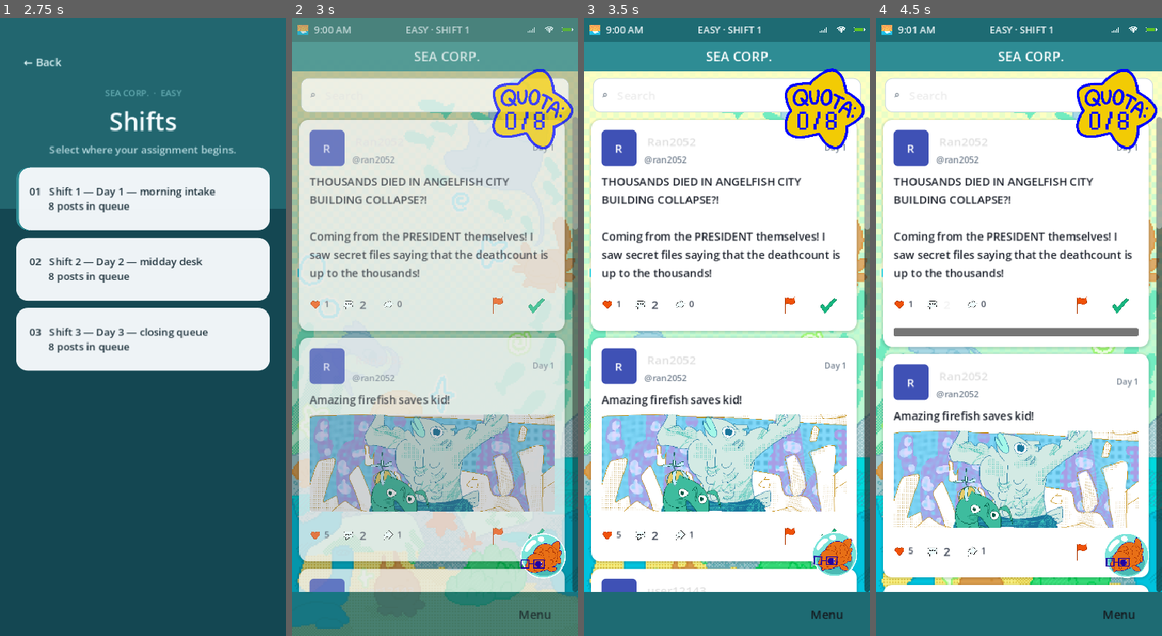
Above: before the commit, frames 1-4 (left to right).
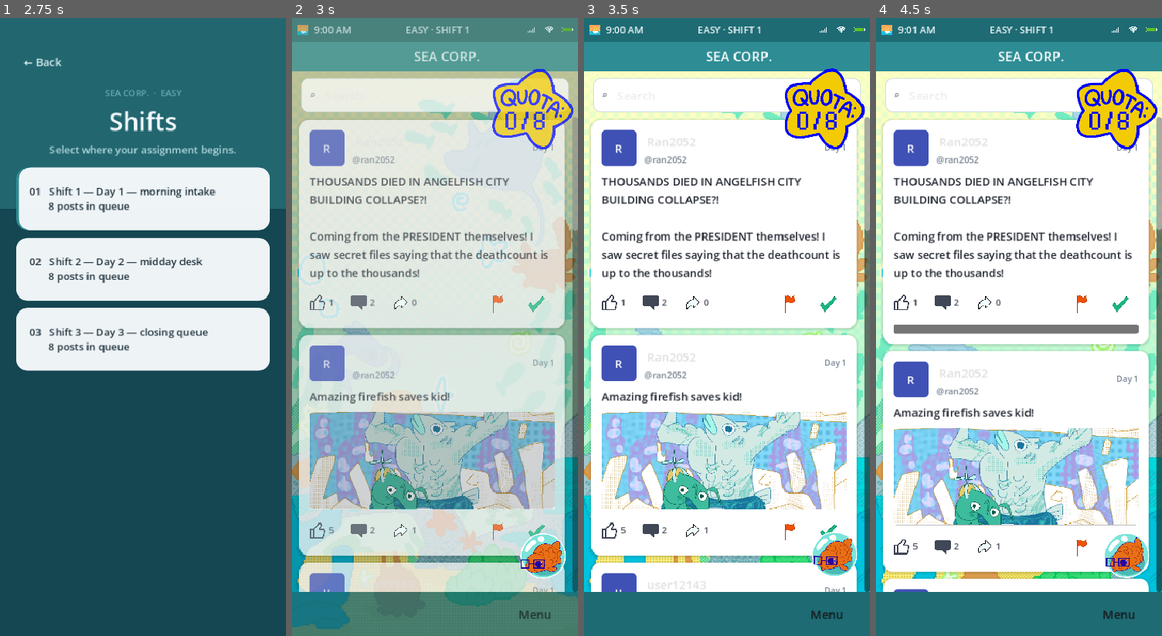
Above: after the commit, the same moments.

Repository: daniellalimbag/project-guppi
Game: Godot game, scene res://scenes/core/AppFlow.tscn
Same seed, same stepped clock (60 frames per second), same inputs: the game is played once before the commit and once after it.
Inputs (mouse positions are in pixels of both pictures, inside the frame that each line leads up to; where the layout moved, square brackets give the same spot in the first picture):
- Up to frame 1 (2.75 s): click "New game" at 1.25 s; click "Easy Shorter queues and clear…" at 2 s
- Up to frame 2 (3 s): click "01 Shift 1 — Day 1 — morning …" at 2.75 s
- Up to frame 3 (3.5 s): no input
- Up to frame 4 (4.5 s): click (938, 302) at 3.5 s, where only the run before the commit has a clickable "2"; click (947, 302) [944, 302] at 4.25 s

Frame 1 is identical in both runs. In frame 2, 8.6% of the frame differs, in the area x 2-100%, y 34-93%; in frame 3, 9.5%; in frame 4, 10%, in the area x 2-100%, y 33-93%.

Commit message:
fix: updated icons display

Diff:
--- a/scenes/feed/PostCard.gd
+++ b/scenes/feed/PostCard.gd
@@ -16,6 +16,9 @@
 @onready var _timestamp_label: Label = %TimestampLabel
 @onready var _content_label: Label = %ContentLabel
 @onready var _likes_label: Label = %LikesLabel
+@onready var _like_icon: TextureRect = %LikeIcon
+@onready var _comment_icon: TextureRect = %CommentIcon
+@onready var _comments_count_label: Label = %CommentsCountLabel
 @onready var _comments_toggle_button: Button = %CommentsToggleButton
 @onready var _shares_label: Label = %SharesLabel
 @onready var _view_profile_button: Button = %ViewProfileButton
@@ -47,7 +50,7 @@
 func _ready() -> void:
 	_avatar_button.custom_minimum_size = Vector2(48, 48)
 	_username_button.custom_minimum_size.y = 28
-	_comments_toggle_button.custom_minimum_size = Vector2(44, 44)
+	_comments_toggle_button.custom_minimum_size = Vector2(52, 36)
 	_view_profile_button.custom_minimum_size = Vector2(0, 40)
 	_real_button.custom_minimum_size = Vector2(40, 40)
 	_flag_button.custom_minimum_size = Vector2(40, 40)
@@ -56,6 +59,8 @@
 	_style_icon_button(_flag_button)
 	_real_button.text = ""
 	_flag_button.text = ""
+	_like_icon.texture = _load_icon_texture("res://assets/icons/Like.png")
+	_comment_icon.texture = _load_icon_texture("res://assets/icons/Comment.png")
 
 	_avatar_button.pressed.connect(_request_profile)
 	_username_button.pressed.connect(_request_profile)
@@ -107,7 +112,8 @@
 	_timestamp_label.text = str(_post_data.get("timestamp", "now"))
 	_content_label.text = str(_post_data.get("content", ""))
 	_likes_label.text = str(_post_data.get("likes", "0"))
-	_comments_toggle_button.text = str(_post_data.get("comments_count", "0"))
+	_comments_count_label.text = str(_post_data.get("comments_count", "0"))
+	_comments_toggle_button.text = ""
 	_shares_label.text = str(_post_data.get("shares", "0"))
 	_real_button.text = ""
 	_flag_button.text = ""
@@ -165,6 +171,24 @@
 	return not path.is_empty()
 
 
+func _load_icon_texture(path: String) -> Texture2D:
+	if ResourceLoader.exists(path):
+		var loaded := load(path)
+		if loaded is Texture2D:
+			return loaded as Texture2D
+	if not FileAccess.file_exists(path):
+		push_warning("Icon missing: %s" % path)
+		return null
+	var bytes := FileAccess.get_file_as_bytes(path)
+	if bytes.is_empty():
+		return null
+	var img := Image.new()
+	if img.load_png_from_buffer(bytes) != OK:
+		push_warning("Icon decode failed: %s" % path)
+		return null
+	return ImageTexture.create_from_image(img)
+
+
 func _load_post_texture(field: String) -> Texture2D:
 	var path := _image_path(field)
 	if path.is_empty():
@@ -272,7 +296,8 @@
 	_comments_open = not _comments_open
 	_animate_comments(COMMENTS_OPEN_HEIGHT if _comments_open else 0.0)
 	var count_text := str(_post_data.get("comments_count", "0"))
-	_comments_toggle_button.text = "%s  ▲" % count_text if _comments_open else count_text
+	_comments_count_label.text = "%s  ▲" % count_text if _comments_open else count_text
+	_comments_toggle_button.text = ""
 
 
 func _animate_comments(target_height: float) -> void:
--- a/scenes/feed/PostCard.tscn
+++ b/scenes/feed/PostCard.tscn
@@ -234,9 +234,11 @@
 theme_override_constants/separation = 4
 
 [node name="LikeIcon" type="TextureRect" parent="OuterMargin/VBox/StatsRow/LikesRow"]
-custom_minimum_size = Vector2(16, 16)
-layout_mode = 2
-size_flags_vertical = 4
+unique_name_in_owner = true
+custom_minimum_size = Vector2(22, 22)
+layout_mode = 2
+size_flags_vertical = 4
+mouse_filter = 2
 texture = ExtResource("4")
 expand_mode = 1
 stretch_mode = 5
@@ -251,13 +253,40 @@
 
 [node name="CommentsToggleButton" type="Button" parent="OuterMargin/VBox/StatsRow"]
 unique_name_in_owner = true
-custom_minimum_size = Vector2(44, 36)
+custom_minimum_size = Vector2(52, 36)
 layout_mode = 2
 focus_mode = 0
 flat = true
 theme_override_colors/font_color = Color(0.25, 0.28, 0.34, 1)
-theme_override_constants/icon_max_width = 16
-icon = ExtResource("5")
+text = ""
+
+[node name="CommentsInner" type="HBoxContainer" parent="OuterMargin/VBox/StatsRow/CommentsToggleButton"]
+layout_mode = 1
+anchors_preset = 15
+anchor_right = 1.0
+anchor_bottom = 1.0
+grow_horizontal = 2
+grow_vertical = 2
+mouse_filter = 2
+theme_override_constants/separation = 4
+alignment = 1
+
+[node name="CommentIcon" type="TextureRect" parent="OuterMargin/VBox/StatsRow/CommentsToggleButton/CommentsInner"]
+unique_name_in_owner = true
+custom_minimum_size = Vector2(22, 22)
+layout_mode = 2
+size_flags_vertical = 4
+mouse_filter = 2
+texture = ExtResource("5")
+expand_mode = 1
+stretch_mode = 5
+
+[node name="CommentsCountLabel" type="Label" parent="OuterMargin/VBox/StatsRow/CommentsToggleButton/CommentsInner"]
+unique_name_in_owner = true
+layout_mode = 2
+size_flags_vertical = 4
+theme_override_colors/font_color = Color(0.25, 0.28, 0.34, 1)
+theme_override_font_sizes/font_size = 12
 text = "0"
 
 [node name="SharesRow" type="HBoxContainer" parent="OuterMargin/VBox/StatsRow"]
@@ -265,9 +294,10 @@
 theme_override_constants/separation = 4
 
 [node name="ShareIcon" type="TextureRect" parent="OuterMargin/VBox/StatsRow/SharesRow"]
-custom_minimum_size = Vector2(16, 16)
-layout_mode = 2
-size_flags_vertical = 4
+custom_minimum_size = Vector2(22, 22)
+layout_mode = 2
+size_flags_vertical = 4
+mouse_filter = 2
 texture = ExtResource("6")
 expand_mode = 1
 stretch_mode = 5
Binary file changed: assets/icons/Comment.png
Binary file changed: assets/icons/Like.png
